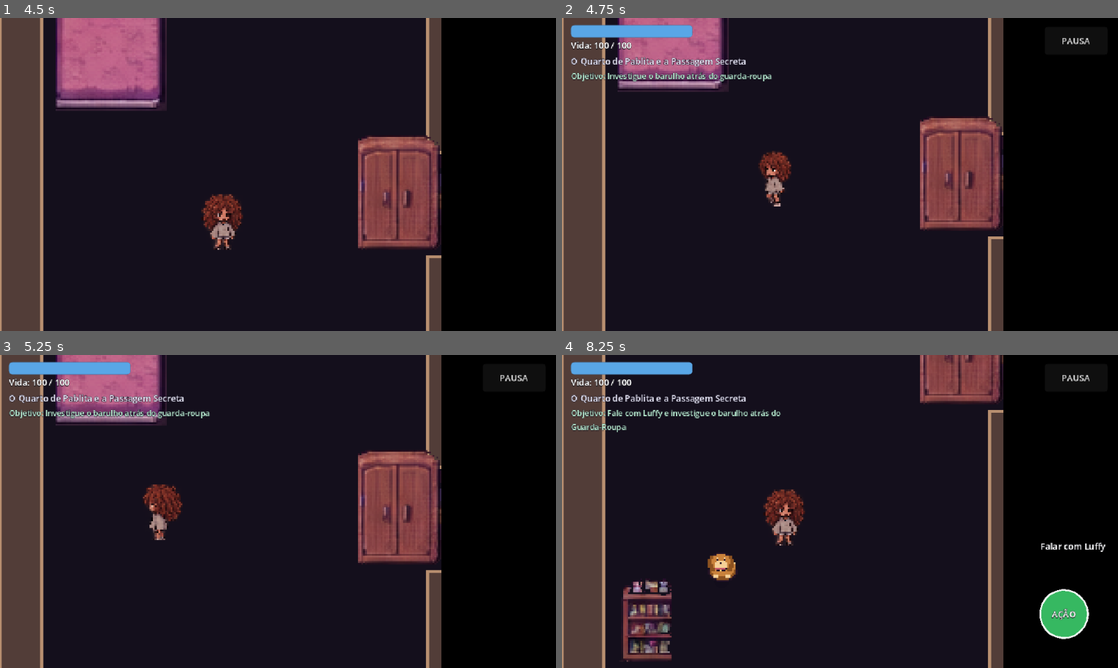
Above: before the commit, frames 1-4 (two rows, left to right).
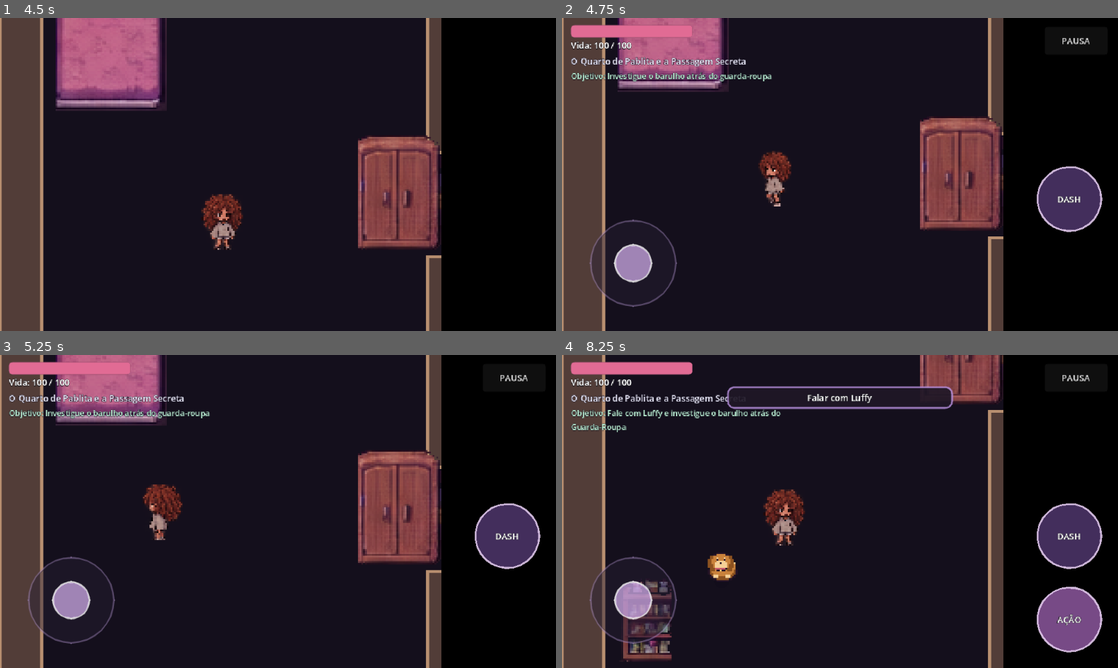
Above: after the commit, the same moments.

Repository: mussashi-dev/dont-forget-me
Game: Godot game, scene res://scenes/ui/main_menu.tscn
Same seed, same stepped clock (60 frames per second), same inputs: the game is played once before the commit and once after it.
Inputs (mouse positions are in pixels of both pictures, inside the frame that each line leads up to):
- Up to frame 1 (4.5 s): click "Novo Jogo" at 0.5 s; tap Enter (ui_accept) at 1.25, 1.52 s; move the mouse to (400, 158) at 1.27 s; hold Right (move_right) 1.28-2 s; hold J (attack_physical) 1.28-2 s; click (400, 158) at 1.42 s; tap K (attack_sonic) at 1.55 s; drag from (166, 190) to (355, 193) at 2.02 s; move the mouse to (333, 105) at 2.77 s; hold Right (move_right) 2.78-3.5 s; hold E (interact) 2.78-3.5 s; tap Space (dash) at 2.85 s; drag from (250, 237) to (38, 55) at 3.52 s; move the mouse to (444, 221) at 4.27 s; hold Left (move_left) from 4.28 s (still down); hold J (attack_physical) from 4.28 s (still down)
- Up to frame 2 (4.75 s): keep holding Left (move_left); keep holding J (attack_physical); tap Enter (ui_accept) at 4.52 s; tap K (attack_sonic) at 4.55 s
- Up to frame 3 (5.25 s): release Left (move_left) at 5 s; release J (attack_physical) at 5 s; drag from (111, 464) to (439, 517) at 5.02 s
- Up to frame 4 (8.25 s): click "PAUSA" at 5.75 s; click "Reiniciar Fase" at 6.5 s; move the mouse to (867, 511) at 7.27 s; hold Down (move_down) 7.28-8 s; hold E (interact) 7.28-8 s; tap Space (dash) at 7.35 s; click (867, 511) at 7.42 s; drag from (756, 433) to (1001, 386) at 8.02 s

Frame 1 is identical in both runs. In frame 2, 3.9% of the frame differs, in the area x 1-98%, y 2-93%; in frame 3, 3.9%; in frame 4, 7.5%, in the area x 1-98%, y 2-96%.

Commit message:
refactor(ui): PC vs mobile HUD visibility, 80x80 touch targets with 16px spacing, top prompt, cozy-melancholy palette

Diff:
--- a/scenes/ui/hud.tscn
+++ b/scenes/ui/hud.tscn
@@ -4,8 +4,6 @@
 [ext_resource type="Texture2D" path="res://assets/characters/pipop/pipop_portrait.png" id="2_portrait"]
 [ext_resource type="Script" path="res://scripts/ui/virtual_joystick.gd" id="3_joystick"]
 [ext_resource type="Script" path="res://scripts/ui/touch_action_button.gd" id="4_button"]
-[ext_resource type="Texture2D" path="res://assets/ui/Button_Red_9Slides.png" id="5_btn_red"]
-[ext_resource type="Texture2D" path="res://assets/ui/Button_Blue_9Slides.png" id="6_btn_blue"]
 
 [sub_resource type="StyleBoxFlat" id="StyleBoxFlat_health_bg"]
 bg_color = Color(0.12, 0.1, 0.16, 0.8)
@@ -15,7 +13,7 @@
 corner_radius_bottom_left = 4
 
 [sub_resource type="StyleBoxFlat" id="StyleBoxFlat_health_fill"]
-bg_color = Color(0.35, 0.65, 0.9, 1)
+bg_color = Color(0.88, 0.42, 0.58, 1)
 corner_radius_top_left = 4
 corner_radius_top_right = 4
 corner_radius_bottom_right = 4
@@ -193,29 +191,28 @@
 anchor_top = 1.0
 anchor_right = 1.0
 anchor_bottom = 1.0
-offset_left = -220.0
-offset_top = -140.0
-offset_right = -20.0
-offset_bottom = -20.0
+offset_left = -208.0
+offset_top = -208.0
+offset_right = 0.0
+offset_bottom = 0.0
 grow_horizontal = 0
 grow_vertical = 0
 mouse_filter = 2
 
 [node name="PhysicalAttackBtn" type="TextureButton" parent="RootControl/TouchControls"]
-layout_mode = 1
-anchors_preset = 3
-anchor_left = 1.0
-anchor_top = 1.0
-anchor_right = 1.0
-anchor_bottom = 1.0
-offset_left = -64.0
-offset_top = -64.0
-offset_right = -4.0
-offset_bottom = -4.0
-grow_horizontal = 0
-grow_vertical = 0
-modulate = Color(0.96, 0.52, 0.74, 1)
-texture_normal = ExtResource("5_btn_red")
+custom_minimum_size = Vector2(80, 80)
+layout_mode = 1
+anchors_preset = 3
+anchor_left = 1.0
+anchor_top = 1.0
+anchor_right = 1.0
+anchor_bottom = 1.0
+offset_left = -96.0
+offset_top = -96.0
+offset_right = -16.0
+offset_bottom = -16.0
+grow_horizontal = 0
+grow_vertical = 0
 ignore_texture_size = true
 stretch_mode = 0
 script = ExtResource("4_button")
@@ -235,20 +232,19 @@
 vertical_alignment = 1
 
 [node name="SonicAttackBtn" type="TextureButton" parent="RootControl/TouchControls"]
-layout_mode = 1
-anchors_preset = 3
-anchor_left = 1.0
-anchor_top = 1.0
-anchor_right = 1.0
-anchor_bottom = 1.0
-offset_left = -136.0
-offset_top = -60.0
-offset_right = -78.0
-offset_bottom = -2.0
-grow_horizontal = 0
-grow_vertical = 0
-modulate = Color(0.68, 0.42, 0.92, 1)
-texture_normal = ExtResource("6_btn_blue")
+custom_minimum_size = Vector2(80, 80)
+layout_mode = 1
+anchors_preset = 3
+anchor_left = 1.0
+anchor_top = 1.0
+anchor_right = 1.0
+anchor_bottom = 1.0
+offset_left = -192.0
+offset_top = -96.0
+offset_right = -112.0
+offset_bottom = -16.0
+grow_horizontal = 0
+grow_vertical = 0
 ignore_texture_size = true
 stretch_mode = 0
 script = ExtResource("4_button")
@@ -268,19 +264,19 @@
 vertical_alignment = 1
 
 [node name="DashBtn" type="TextureButton" parent="RootControl/TouchControls"]
-layout_mode = 1
-anchors_preset = 3
-anchor_left = 1.0
-anchor_top = 1.0
-anchor_right = 1.0
-anchor_bottom = 1.0
-offset_left = -64.0
-offset_top = -132.0
-offset_right = -8.0
-offset_bottom = -76.0
-grow_horizontal = 0
-grow_vertical = 0
-texture_normal = ExtResource("6_btn_blue")
+custom_minimum_size = Vector2(80, 80)
+layout_mode = 1
+anchors_preset = 3
+anchor_left = 1.0
+anchor_top = 1.0
+anchor_right = 1.0
+anchor_bottom = 1.0
+offset_left = -96.0
+offset_top = -192.0
+offset_right = -16.0
+offset_bottom = -112.0
+grow_horizontal = 0
+grow_vertical = 0
 ignore_texture_size = true
 stretch_mode = 0
 script = ExtResource("4_button")
@@ -301,19 +297,19 @@
 
 [node name="InteractButton" type="TextureButton" parent="RootControl/TouchControls"]
 unique_name_in_owner = true
-layout_mode = 1
-anchors_preset = 3
-anchor_left = 1.0
-anchor_top = 1.0
-anchor_right = 1.0
-anchor_bottom = 1.0
-offset_left = -136.0
-offset_top = -126.0
-offset_right = -78.0
-offset_bottom = -68.0
-grow_horizontal = 0
-grow_vertical = 0
-texture_normal = ExtResource("5_btn_red")
+custom_minimum_size = Vector2(80, 80)
+layout_mode = 1
+anchors_preset = 3
+anchor_left = 1.0
+anchor_top = 1.0
+anchor_right = 1.0
+anchor_bottom = 1.0
+offset_left = -192.0
+offset_top = -192.0
+offset_right = -112.0
+offset_bottom = -112.0
+grow_horizontal = 0
+grow_vertical = 0
 ignore_texture_size = true
 stretch_mode = 0
 script = ExtResource("4_button")
@@ -335,25 +331,24 @@
 [node name="PromptContainer" type="PanelContainer" parent="RootControl"]
 unique_name_in_owner = true
 layout_mode = 1
-anchors_preset = 3
-anchor_left = 1.0
-anchor_top = 1.0
-anchor_right = 1.0
-anchor_bottom = 1.0
-offset_left = -220.0
-offset_top = -152.0
-offset_right = -14.0
-offset_bottom = -128.0
-grow_horizontal = 0
-grow_vertical = 0
-theme_override_styles/panel = SubResource("StyleBoxEmpty_prompt")
+anchors_preset = -1
+anchor_left = 0.5
+anchor_top = 0.1
+anchor_right = 0.5
+anchor_bottom = 0.1
+offset_left = -130.0
+offset_top = 0.0
+offset_right = 130.0
+offset_bottom = 26.0
+grow_horizontal = 2
+theme_override_styles/panel = SubResource("StyleBoxFlat_dialogue")
 
 [node name="PromptLabel" type="Label" parent="RootControl/PromptContainer"]
 unique_name_in_owner = true
 layout_mode = 2
 text = "Pressione [E] ou AÇÃO"
 label_settings = SubResource("LabelSettings_hud")
-horizontal_alignment = 2
+horizontal_alignment = 1
 vertical_alignment = 1
 
 [node name="DialogueBox" type="PanelContainer" parent="RootControl"]
--- a/scripts/ui/hud.gd
+++ b/scripts/ui/hud.gd
@@ -131,10 +131,16 @@
 func _on_input_device_changed(_is_mobile: bool) -> void:
 	_refresh_pipop_and_device_ui()
 
+func _is_mobile_platform() -> bool:
+	if OS.has_feature("mobile") or DisplayServer.is_touchscreen_available():
+		return true
+	var gm := GameManagerService.get_gm()
+	return gm != null and gm.is_mobile_device
+
 func _refresh_pipop_and_device_ui() -> void:
 	var gm := GameManagerService.get_gm()
 	var pipop_unlocked: bool = gm.is_pipop_acquired() if gm else true
-	var is_mobile: bool = gm.is_mobile_device if gm else (OS.has_feature("mobile") or OS.get_name() in ["Android", "iOS"])
+	var is_mobile: bool = _is_mobile_platform()
 	var any_modal_open: bool = (
 		_is_dialogue_open
 		or (pause_panel != null and pause_panel.visible)
@@ -149,27 +155,29 @@
 	if btn_open_encartes:
 		btn_open_encartes.visible = pipop_unlocked
 	if physical_attack_btn:
-		physical_attack_btn.visible = pipop_unlocked
+		physical_attack_btn.visible = is_mobile and pipop_unlocked
 	if sonic_attack_btn:
-		sonic_attack_btn.visible = pipop_unlocked
+		sonic_attack_btn.visible = is_mobile and pipop_unlocked
 	if dash_btn_node:
 		dash_btn_node.visible = is_mobile
 	if interact_button:
 		if pipop_unlocked:
-			interact_button.offset_left = -136.0
-			interact_button.offset_top = -126.0
-			interact_button.offset_right = -78.0
-			interact_button.offset_bottom = -68.0
+			interact_button.offset_left = -192.0
+			interact_button.offset_top = -192.0
+			interact_button.offset_right = -112.0
+			interact_button.offset_bottom = -112.0
 		else:
-			interact_button.offset_left = -72.0
-			interact_button.offset_top = -72.0
-			interact_button.offset_right = -12.0
-			interact_button.offset_bottom = -12.0
+			interact_button.offset_left = -96.0
+			interact_button.offset_top = -96.0
+			interact_button.offset_right = -16.0
+			interact_button.offset_bottom = -16.0
 
 	if virtual_joystick_node:
 		virtual_joystick_node.visible = is_mobile and not any_modal_open
 	if touch_controls_node:
-		touch_controls_node.visible = (is_mobile or (interact_button != null and interact_button.visible)) and not any_modal_open
+		touch_controls_node.visible = is_mobile and not any_modal_open
+	if prompt_container and not is_mobile:
+		prompt_container.visible = false
 
 func _unhandled_input(event: InputEvent) -> void:
 	if event.is_action_pressed("ui_pause"):
@@ -195,38 +203,42 @@
 	touch_controls_node = root_ctrl.get_node_or_null("TouchControls")
 	capacity_row_node = root_ctrl.get_node_or_null("TopLeftMargin/VBoxContainer/CapacityRow")
 
-	# Ajustar tamanho mínimo dos botões touch existentes para facilitar toque mobile
+	# Ajustar tamanho mínimo dos botões touch (mínimo 80x80, espaçamento 16px, fixos no canto inferior direito)
 	var touch_ctrl: Control = touch_controls_node
 	if touch_ctrl:
 		var phys_btn: Control = touch_ctrl.get_node_or_null("PhysicalAttackBtn")
 		physical_attack_btn = phys_btn
 		if phys_btn:
-			phys_btn.offset_left = -68.0
-			phys_btn.offset_top = -68.0
-			phys_btn.offset_right = -4.0
-			phys_btn.offset_bottom = -4.0
+			phys_btn.custom_minimum_size = Vector2(80, 80)
+			phys_btn.offset_left = -96.0
+			phys_btn.offset_top = -96.0
+			phys_btn.offset_right = -16.0
+			phys_btn.offset_bottom = -16.0
 			_attach_action_button_icon(phys_btn, "res://assets/ui/hud_btn_physical_gauntlet.png")
 		var sonic_btn: Control = touch_ctrl.get_node_or_null("SonicAttackBtn")
 		sonic_attack_btn = sonic_btn
 		if sonic_btn:
-			sonic_btn.offset_left = -136.0
-			sonic_btn.offset_top = -60.0
-			sonic_btn.offset_right = -78.0
-			sonic_btn.offset_bottom = -2.0
+			sonic_btn.custom_minimum_size = Vector2(80, 80)
+			sonic_btn.offset_left = -192.0
+			sonic_btn.offset_top = -96.0
+			sonic_btn.offset_right = -112.0
+			sonic_btn.offset_bottom = -16.0
 			_attach_action_button_icon(sonic_btn, "res://assets/ui/hud_btn_sonic_waves.png")
 		var dash_btn: Control = touch_ctrl.get_node_or_null("DashBtn")
 		dash_btn_node = dash_btn
 		if dash_btn:
-			dash_btn.offset_left = -64.0
-			dash_btn.offset_top = -132.0
-			dash_btn.offset_right = -8.0
-			dash_btn.offset_bottom = -76.0
+			dash_btn.custom_minimum_size = Vector2(80, 80)
+			dash_btn.offset_left = -96.0
+			dash_btn.offset_top = -192.0
+			dash_btn.offset_right = -16.0
+			dash_btn.offset_bottom = -112.0
 		var act_btn: Control = touch_ctrl.get_node_or_null("InteractButton")
 		if act_btn:
-			act_btn.offset_left = -136.0
-			act_btn.offset_top = -126.0
-			act_btn.offset_right = -78.0
-			act_btn.offset_bottom = -68.0
+			act_btn.custom_minimum_size = Vector2(80, 80)
+			act_btn.offset_left = -192.0
+			act_btn.offset_top = -192.0
+			act_btn.offset_right = -112.0
+			act_btn.offset_bottom = -112.0
 
 	var top_left_vbox := root_ctrl.get_node_or_null("TopLeftMargin/VBoxContainer") as VBoxContainer
 	var label_parent: Control = top_left_vbox if top_left_vbox != null else root_ctrl
@@ -695,7 +707,7 @@
 
 func update_interaction_prompt(prompt_text: String, is_visible: bool) -> void:
 	prompt_label.text = prompt_text
-	prompt_container.visible = is_visible
+	prompt_container.visible = is_visible and _is_mobile_platform()
 	if interact_button:
 		interact_button.visible = is_visible or _is_dialogue_open
 	_refresh_pipop_and_device_ui()
--- a/scripts/ui/touch_action_button.gd
+++ b/scripts/ui/touch_action_button.gd
@@ -5,8 +5,8 @@
 ## impedir que um toque em botão acione outra ação global.
 
 @export var action_name: String = ""
-@export var button_color: Color = Color(0.85, 0.3, 0.45, 0.78)
-@export var pressed_color: Color = Color(1.0, 0.75, 0.35, 0.95)
+@export var button_color: Color = Color(0.4, 0.2, 0.5, 0.8)
+@export var pressed_color: Color = Color(0.95, 0.65, 0.8, 0.95)
 
 var _active_touch_index: int = -1
 var _is_action_active: bool = false
@@ -15,7 +15,7 @@
 	texture_normal = null
 	texture_pressed = null
 	texture_hover = null
-	custom_minimum_size = Vector2(56, 56)
+	custom_minimum_size = Vector2(80, 80)
 	mouse_filter = Control.MOUSE_FILTER_STOP
 	pivot_offset = size * 0.5
 	button_down.connect(_on_button_down)
@@ -80,11 +80,13 @@
 	var center: Vector2 = size * 0.5
 	var radius: float = minf(size.x, size.y) * 0.46
 	var fill: Color = pressed_color if _is_action_active else button_color
-	if action_name == "attack_sonic":
-		fill = pressed_color if _is_action_active else Color(0.15, 0.72, 0.95, 0.85)
+	if action_name == "attack_physical":
+		fill = pressed_color if _is_action_active else Color(0.72, 0.32, 0.52, 0.82)
+	elif action_name == "attack_sonic":
+		fill = pressed_color if _is_action_active else Color(0.42, 0.22, 0.56, 0.85)
 	elif action_name == "dash":
-		fill = pressed_color if _is_action_active else Color(0.45, 0.55, 0.92, 0.80)
+		fill = pressed_color if _is_action_active else Color(0.32, 0.22, 0.44, 0.82)
 	elif action_name == "interact":
-		fill = pressed_color if _is_action_active else Color(0.25, 0.85, 0.45, 0.85)
+		fill = pressed_color if _is_action_active else Color(0.55, 0.34, 0.62, 0.85)
 	draw_circle(center, radius, fill)
-	draw_arc(center, radius, 0.0, TAU, 24, Color(1, 1, 1, 0.92), 2.0)
+	draw_arc(center, radius, 0.0, TAU, 28, Color(0.92, 0.82, 0.96, 0.85), 2.0)
